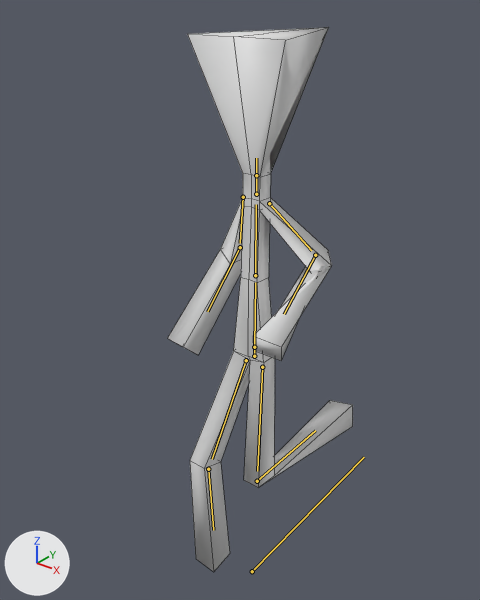
One commit to the FBX model Cyber Cube/Cyber_CubeContent/Models/playerFinal.fbx: the scene before it, then after it.
Both versions are drawn from a 50 mm camera at (0.0115, -0.01515, 0.02111) aimed at (-0.00092, 0.00037, 0.01149). The lights are fixed; the arrows at lower left show +X, +Y and +Z. Both versions are drawn at frame 10 of the action 'run'; the numbers are the values there. The bones that bend it are drawn over the model as lines. Mesh edges are drawn as thin lines.

Objects in the first picture: 'Character'.
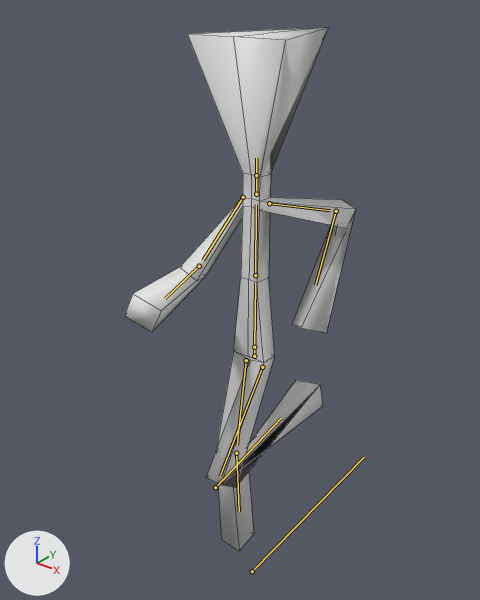
Location of each change, [x1, y1, x2, y2] in pixels of the pictures (480 x 600 px):
'Character', posed (25% wider): before [168, 27, 353, 572]; after [124, 27, 356, 551]
bone 'upperarm_L', root to tip: before (269, 203) to (311, 250); after (269, 203) to (330, 210)
bone 'lowerarm_L', root to tip: before (315, 255) to (284, 314); after (336, 211) to (315, 285)
bone 'upperarm_R', root to tip: before (243, 197) to (240, 243); after (243, 197) to (203, 260)
bone 'lowerarm_R', root to tip: before (240, 247) to (207, 311); after (199, 266) to (165, 298)
bone 'upperleg_L', root to tip: before (262, 367) to (257, 471); after (262, 367) to (220, 476)
bone 'lowerleg_L', root to tip: before (257, 481) to (315, 430); after (215, 487) to (281, 418)
bone 'upperleg_R', root to tip: before (246, 360) to (212, 459); after (246, 360) to (237, 445)
bone 'lowerleg_R', root to tip: before (208, 469) to (213, 530); after (236, 453) to (239, 511)

What the commit changed:
Bone 'upperarm_L' (bone_upperarm_l) turns from (53, 22, -42) to (15, 11, -69) degrees about its own x, y and z.
Bone 'lowerarm_L' (bone_lowerarm_l) turns from (36, -31, 80) to (92, -21, 20) degrees about its own x, y and z.
Bone 'upperarm_R' (bone_upperarm_r) turns from (25, 14, -59) to (-19, -11, -60) degrees about its own x, y and z.
Bone 'lowerarm_R' (bone_lowerarm_r) turns from (-54, -16, -32) to (-80, -5, -6) degrees about its own x, y and z.
Bone 'upperleg_L' (bone_upperleg_l) turns from (-11, 0, 0) to (-44, 0, 0) degrees about its own x, y and z.
Bone 'lowerleg_L' (bone_lowerleg_l) turns from (100, 0, 0) to (142, 0, 0) degrees about its own x, y and z.
Bone 'upperleg_R' (bone_upperleg_r) turns from (-23, 0, 0) to (0, 0, 0) degrees about its own x, y and z.
Bone 'lowerleg_R' (bone_lowerleg_r) turns from (33, 0, 0) to (11, 0, 0) degrees about its own x, y and z.
